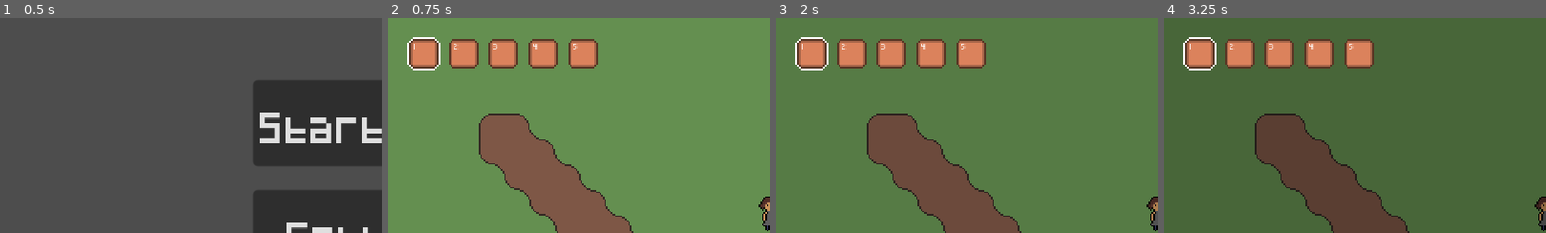
Above: before the commit, frames 1-4 (left to right).
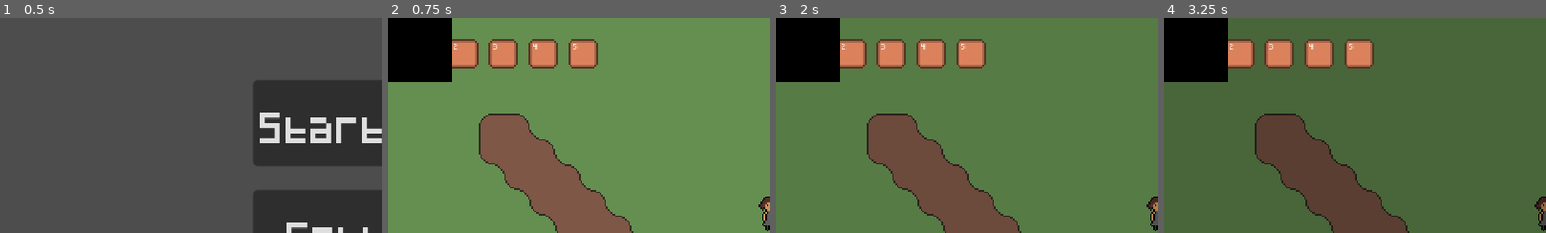
Above: after the commit, the same moments.

Repository: StormLight14/nightfall-mirror
Game: Godot game, scene res://menus/main/main_menu.tscn
The game is run twice, just before and just after one commit, with the same random seed, the same clock (stepped at 60 frames per second) and the same inputs.
Inputs:
- Up to frame 1 (0.5 s): no input
- Up to frame 2 (0.75 s): click "Start Game" at 0.5 s
- Up to frame 3 (2 s): click "1" at 1.25 s
- Up to frame 4 (3.25 s): click "2" at 2 s; click "3" at 2.75 s
The pictures show only the part of the screen within x 0-50%, y 0-50%; the shares and areas given below are measured in that part.

Frame 1 is identical in both runs. In frame 2, 5.0% of the frame differs, in the area x 0-17%, y 0-30%; in frame 3, 5.0%; in frame 4, 5.0%.
Error in both runs: Invalid access to property or key '<null>' on a base object of type 'Array'. (res://ui/inventory/inventory_slot.gd:46)

Commit message:
Create Fade global for fade in and out animations

Diff:
--- /dev/null
+++ b/globals/Fade.tscn
@@ -0,0 +1,70 @@
+[gd_scene load_steps=6 format=3 uid="uid://cvk1yb14cqbua"]
+
+[ext_resource type="Script" path="res://globals/fade.gd" id="1_ylqtb"]
+
+[sub_resource type="Animation" id="Animation_upx12"]
+resource_name = "fade_in"
+tracks/0/type = "value"
+tracks/0/imported = false
+tracks/0/enabled = true
+tracks/0/path = NodePath("ColorRect:color")
+tracks/0/interp = 1
+tracks/0/loop_wrap = true
+tracks/0/keys = {
+"times": PackedFloat32Array(0, 1),
+"transitions": PackedFloat32Array(1, 1),
+"update": 0,
+"values": [Color(0, 0, 0, 1), Color(0, 0, 0, 0)]
+}
+
+[sub_resource type="Animation" id="Animation_sd057"]
+resource_name = "fade_out"
+tracks/0/type = "value"
+tracks/0/imported = false
+tracks/0/enabled = true
+tracks/0/path = NodePath("ColorRect:color")
+tracks/0/interp = 1
+tracks/0/loop_wrap = true
+tracks/0/keys = {
+"times": PackedFloat32Array(0, 1),
+"transitions": PackedFloat32Array(1, 1),
+"update": 0,
+"values": [Color(0, 0, 0, 0), Color(0, 0, 0, 1)]
+}
+
+[sub_resource type="Animation" id="Animation_lp420"]
+length = 0.001
+tracks/0/type = "value"
+tracks/0/imported = false
+tracks/0/enabled = true
+tracks/0/path = NodePath("ColorRect:color")
+tracks/0/interp = 1
+tracks/0/loop_wrap = true
+tracks/0/keys = {
+"times": PackedFloat32Array(0),
+"transitions": PackedFloat32Array(1),
+"update": 0,
+"values": [Color(0, 0, 0, 0)]
+}
+
+[sub_resource type="AnimationLibrary" id="AnimationLibrary_vnbh3"]
+_data = {
+"RESET": SubResource("Animation_lp420"),
+"fade_in": SubResource("Animation_upx12"),
+"fade_out": SubResource("Animation_sd057")
+}
+
+[node name="Fade" type="CanvasLayer"]
+script = ExtResource("1_ylqtb")
+
+[node name="AnimationPlayer" type="AnimationPlayer" parent="."]
+libraries = {
+"": SubResource("AnimationLibrary_vnbh3")
+}
+
+[node name="ColorRect" type="ColorRect" parent="."]
+offset_right = 40.0
+offset_bottom = 40.0
+color = Color(0, 0, 0, 0)
+
+[connection signal="animation_finished" from="AnimationPlayer" to="." method="_on_animation_player_animation_finished"]
--- a/globals/Signals.gd
+++ b/globals/Signals.gd
@@ -4,3 +4,4 @@
 signal inventory_updated
 signal changed_hotbar_selection
 signal night_ended
+signal fade_completed(type: String) # "fade_in" or "fade_out"
--- /dev/null
+++ b/globals/fade.gd
@@ -0,0 +1,10 @@
+extends CanvasLayer
+
+func fade_in() -> void:
+	$AnimationPlayer.play("fade_in")
+
+func fade_out() -> void:
+	$AnimationPlayer.play("fade_out")
+
+func _on_animation_player_animation_finished(anim_name: StringName) -> void:
+	Signals.fade_completed.emit(anim_name)
--- a/scenes/main/island.tscn
+++ b/scenes/main/island.tscn
@@ -378,6 +378,13 @@
 [node name="Stalker" parent="." instance=ExtResource("8_pm560")]
 position = Vector2(240, 176)
 
+[node name="CanvasLayer" type="CanvasLayer" parent="."]
+
+[node name="ColorRect" type="ColorRect" parent="CanvasLayer"]
+offset_right = 40.0
+offset_bottom = 40.0
+color = Color(0, 0, 0, 1)
+
 [connection signal="animation_finished" from="AnimationPlayer" to="." method="_on_animation_player_animation_finished"]
 [connection signal="timeout" from="NightTimer" to="." method="_on_night_timer_timeout"]
 [connection signal="timeout" from="DayTimer" to="." method="_on_day_timer_timeout"]
